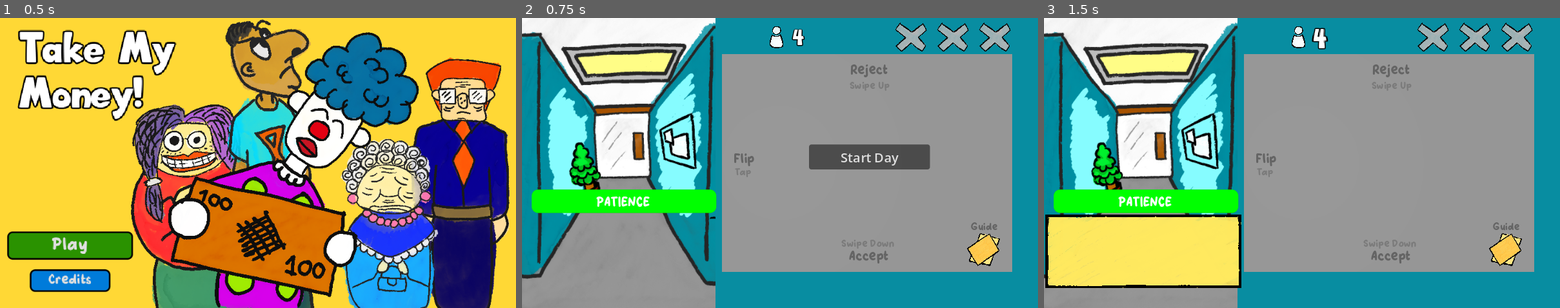
Above: before the commit, frames 1-3 (left to right).
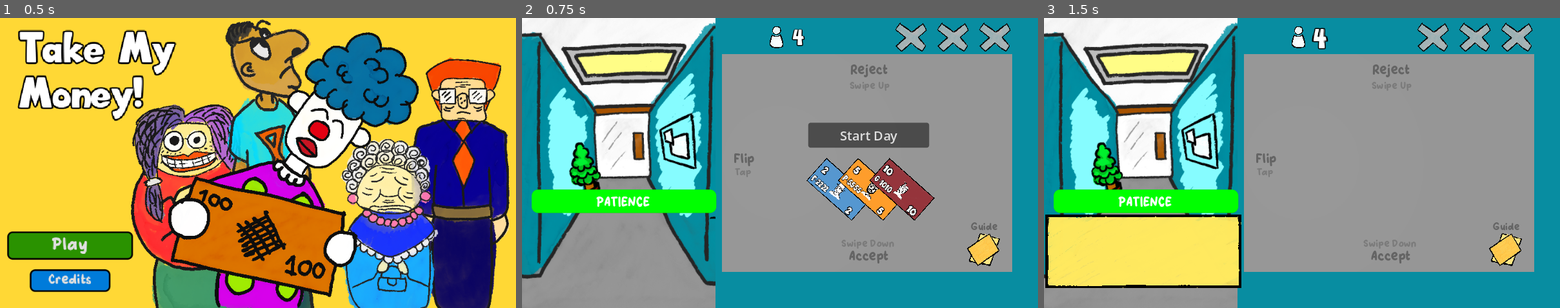
Above: after the commit, the same moments.

Repository: KaitoGameDev/brackeys-gj-2026-2
Game: Godot game, scene res://source/main_menu.tscn
The game is run twice, just before and just after one commit, with the same random seed, the same clock (stepped at 60 frames per second) and the same inputs.
Inputs:
- Up to frame 1 (0.5 s): no input
- Up to frame 2 (0.75 s): click "Play" at 0.5 s
- Up to frame 3 (1.5 s): click "Start Day" at 1.25 s

Frame 1 is identical in both runs. In frame 2, 6.4% of the frame differs, in the area x 55-80%, y 36-70%; in frame 3, nothing differs.

Commit message:
feat: add bill preview per wave

Diff:
--- a/source/main.tscn
+++ b/source/main.tscn
@@ -25,6 +25,7 @@
 [ext_resource type="Script" uid="uid://5yi0hln8l8pp" path="res://source/help_folders/help_folder_button.gd" id="15_ly4gw"]
 [ext_resource type="Script" uid="uid://bva8u8qxst4an" path="res://source/money_swipe/wave_start_ui.gd" id="15_vjn7t"]
 [ext_resource type="PackedScene" uid="uid://m6b1wb8tskyl" path="res://source/help_folders/help_folder.tscn" id="16_73f7r"]
+[ext_resource type="PackedScene" uid="uid://dbrlhek2snlrf" path="res://source/ui/money_ui_item.tscn" id="17_8bvac"]
 [ext_resource type="Script" uid="uid://dfeyjuwpa2s0j" path="res://source/ui/game_over_ui.gd" id="20_30e5b"]
 [ext_resource type="Resource" uid="uid://d16xwr4dhh5ey" path="res://resources/clients/lola.tres" id="24_nmlcr"]
 [ext_resource type="Resource" uid="uid://clm01jcxpx5vq" path="res://resources/clients/steven.tres" id="25_qp6gg"]
@@ -347,8 +348,7 @@
 horizontal_alignment = 1
 vertical_alignment = 1
 
-[node name="WaveStartContainer" type="Control" parent="CanvasLayer" unique_id=1653313975]
-visible = false
+[node name="WaveStartContainer" type="Control" parent="CanvasLayer" unique_id=1653313975 node_paths=PackedStringArray("wave_controller")]
 layout_mode = 3
 anchors_preset = 15
 anchor_right = 1.0
@@ -356,6 +356,7 @@
 grow_horizontal = 2
 grow_vertical = 2
 script = ExtResource("15_vjn7t")
+wave_controller = NodePath("../../Controllers/WaveController")
 
 [node name="Panel" type="Panel" parent="CanvasLayer/WaveStartContainer" unique_id=1335904613]
 visible = false
@@ -374,13 +375,28 @@
 anchor_top = 1.0
 anchor_right = 1.0
 anchor_bottom = 1.0
-offset_left = -284.0
-offset_top = -203.0
-offset_right = -134.0
-offset_bottom = -172.0
+offset_left = -285.0
+offset_top = -230.0
+offset_right = -135.0
+offset_bottom = -199.0
 grow_horizontal = 0
 grow_vertical = 0
 text = "Start Day"
+
+[node name="MoneyContainer" type="HBoxContainer" parent="CanvasLayer/WaveStartContainer" unique_id=311625015]
+layout_mode = 1
+anchors_preset = 8
+anchor_left = 0.5
+anchor_top = 0.5
+anchor_right = 0.5
+anchor_bottom = 0.5
+offset_left = -11.0
+offset_top = -11.0
+offset_right = 236.0
+offset_bottom = 74.0
+grow_horizontal = 2
+grow_vertical = 2
+alignment = 1
 
 [node name="HelpFolderButton" type="TextureButton" parent="CanvasLayer" unique_id=469319324 node_paths=PackedStringArray("help_folder")]
 offset_left = 555.99994
@@ -399,6 +415,7 @@
 money_swipe_controller = NodePath("../../Controllers/MoneySwipeController")
 
 [node name="GameOverContainer" type="Control" parent="CanvasLayer" unique_id=766196934]
+visible = false
 layout_mode = 3
 anchors_preset = 15
 anchor_right = 1.0
--- a/source/money_swipe/wave_start_ui.gd
+++ b/source/money_swipe/wave_start_ui.gd
@@ -1,11 +1,53 @@
 extends Control
 
+@export var wave_controller: WaveController
+@export var money_ui_item_scene: PackedScene = preload("res://source/ui/money_ui_item.tscn")
+
+@onready var _money_container: HBoxContainer = $MoneyContainer
 @onready var _button: Button = $Button
 
 
 func _ready() -> void:
 	_button.pressed.connect(_on_start_day_pressed)
+	EventBus.on_event.connect(_on_event)
+	_refresh_bill_preview()
+
+
+func _on_event(event: Object) -> void:
+	if event is WaveCompletedEvent:
+		_refresh_bill_preview()
 
 
 func _on_start_day_pressed() -> void:
 	EventBus.send_event(WaveStartedEvent.new())
+
+
+func _refresh_bill_preview() -> void:
+	if wave_controller == null or money_ui_item_scene == null:
+		return
+
+	_clear_money_container()
+
+	for bill in wave_controller.get_current_wave_bill_pool():
+		var item := money_ui_item_scene.instantiate() as Control
+		if item == null:
+			continue
+		_money_container.add_child(item)
+		_apply_bill_to_item(item, bill)
+
+
+func _clear_money_container() -> void:
+	for child in _money_container.get_children():
+		child.free()
+
+
+func _apply_bill_to_item(item: Control, bill: MoneyResource) -> void:
+	var front: MoneyContent = item.get_node("FrontContent") as MoneyContent
+	if front == null:
+		return
+
+	front.top_left_value_label.text = str(bill.front_value)
+	front.bottom_right_value_label.text = str(bill.front_value)
+	front.add_serial(bill.front_serial)
+	front.bg_color.self_modulate = bill.front_color
+	front.stamp.texture = bill.front_stamp
--- /dev/null
+++ b/source/ui/money_ui_item.tscn
@@ -0,0 +1,101 @@
+[gd_scene format=3 uid="uid://dbrlhek2snlrf"]
+
+[ext_resource type="Script" uid="uid://bv5gc2wn4g14u" path="res://source/money/money_content.gd" id="1_lpgo3"]
+[ext_resource type="Texture2D" uid="uid://ch2pedbiseir7" path="res://assets/bills/bill_bg.png" id="2_pxclw"]
+[ext_resource type="FontFile" uid="uid://bq7fh1y3is7sg" path="res://assets/fonts/Big_Bottom_Typeface_Normal.ttf" id="3_35rr5"]
+[ext_resource type="Texture2D" uid="uid://cpfiwoyhk2aya" path="res://assets/bills/2.png" id="4_vnjtb"]
+
+[node name="MoneyUiItem" type="Control" unique_id=606083254]
+custom_minimum_size = Vector2(35, 0)
+layout_mode = 3
+anchors_preset = 0
+
+[node name="FrontContent" type="Control" parent="." unique_id=133415672]
+custom_minimum_size = Vector2(75, 37.5)
+layout_mode = 1
+anchors_preset = 15
+anchor_right = 1.0
+anchor_bottom = 1.0
+offset_top = 25.0
+offset_bottom = -22.5
+grow_horizontal = 2
+grow_vertical = 2
+rotation = 0.7278023
+pivot_offset = Vector2(37.5, 18.5)
+script = ExtResource("1_lpgo3")
+metadata/_edit_use_anchors_ = true
+
+[node name="BgColor" type="NinePatchRect" parent="FrontContent" unique_id=533716063]
+layout_mode = 1
+anchors_preset = 15
+anchor_right = 1.0
+anchor_bottom = 1.0
+grow_horizontal = 2
+grow_vertical = 2
+texture = ExtResource("2_pxclw")
+
+[node name="TopLeftValue" type="Label" parent="FrontContent" unique_id=2067186124]
+layout_mode = 1
+anchors_preset = -1
+anchor_left = 0.011853536
+anchor_top = -0.10156616
+anchor_right = 0.25156924
+anchor_bottom = 0.3807124
+theme_override_colors/font_outline_color = Color(0, 0, 0, 1)
+theme_override_constants/outline_size = 4
+theme_override_fonts/font = ExtResource("3_35rr5")
+theme_override_font_sizes/font_size = 8
+text = "100"
+horizontal_alignment = 1
+vertical_alignment = 1
+metadata/_edit_use_anchors_ = true
+
+[node name="BottomRightValue" type="Label" parent="FrontContent" unique_id=1134230581]
+layout_mode = 1
+anchors_preset = -1
+anchor_left = 0.749987
+anchor_top = 0.5468349
+anchor_right = 0.98970264
+anchor_bottom = 1.0291134
+grow_horizontal = 0
+grow_vertical = 0
+theme_override_colors/font_outline_color = Color(0, 0, 0, 1)
+theme_override_constants/outline_size = 4
+theme_override_fonts/font = ExtResource("3_35rr5")
+theme_override_font_sizes/font_size = 8
+text = "100"
+horizontal_alignment = 1
+vertical_alignment = 1
+metadata/_edit_use_anchors_ = true
+
+[node name="Serial" type="Label" parent="FrontContent" unique_id=350954930]
+layout_mode = 1
+anchors_preset = -1
+anchor_left = 0.03515625
+anchor_top = 0.7613636
+anchor_right = 0.25546876
+anchor_bottom = 0.96103895
+offset_top = 5.75
+grow_vertical = 0
+theme_override_colors/font_outline_color = Color(0, 0, 0, 1)
+theme_override_constants/outline_size = 3
+theme_override_fonts/font = ExtResource("3_35rr5")
+theme_override_font_sizes/font_size = 6
+text = "B-1234"
+vertical_alignment = 1
+metadata/_edit_use_anchors_ = true
+
+[node name="Stamp" type="TextureRect" parent="FrontContent" unique_id=1418537389]
+texture_filter = 1
+layout_mode = 1
+anchors_preset = -1
+anchor_left = 0.265625
+anchor_top = 0.12987013
+anchor_right = 0.734375
+anchor_bottom = 0.8701299
+grow_horizontal = 2
+grow_vertical = 2
+texture = ExtResource("4_vnjtb")
+expand_mode = 3
+stretch_mode = 5
+metadata/_edit_use_anchors_ = true
--- a/source/waves/wave_controller.gd
+++ b/source/waves/wave_controller.gd
@@ -209,3 +209,12 @@
 
 func is_pending_wave_complete() -> bool:
 	return _pending_wave_complete
+
+
+func get_current_wave_bill_pool() -> Array[MoneyResource]:
+	if _wave_index >= waves.size():
+		return []
+	var pool := waves[_wave_index].bill_pool
+	if pool.is_empty() and money_swipe_controller != null and "bill_pool" in money_swipe_controller:
+		return money_swipe_controller.bill_pool
+	return pool
